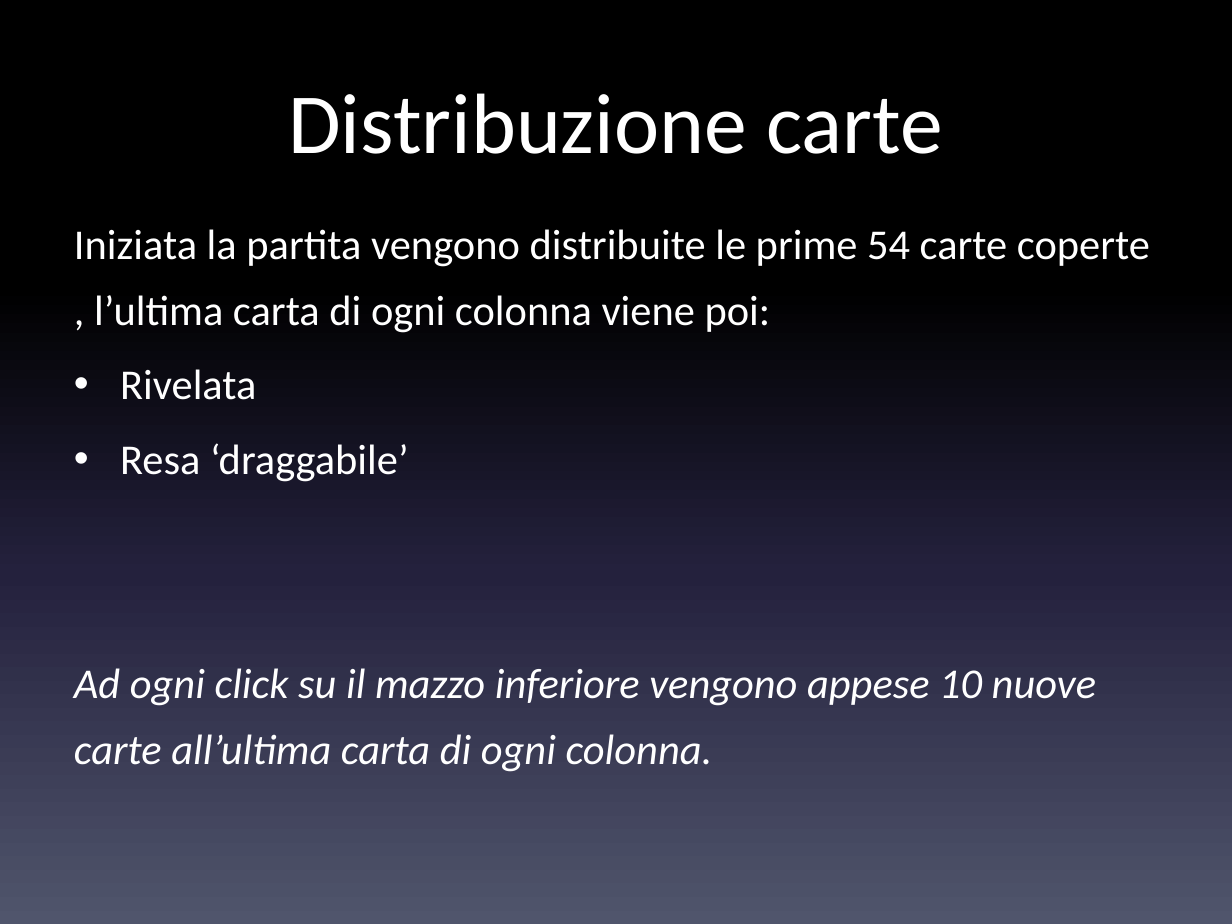
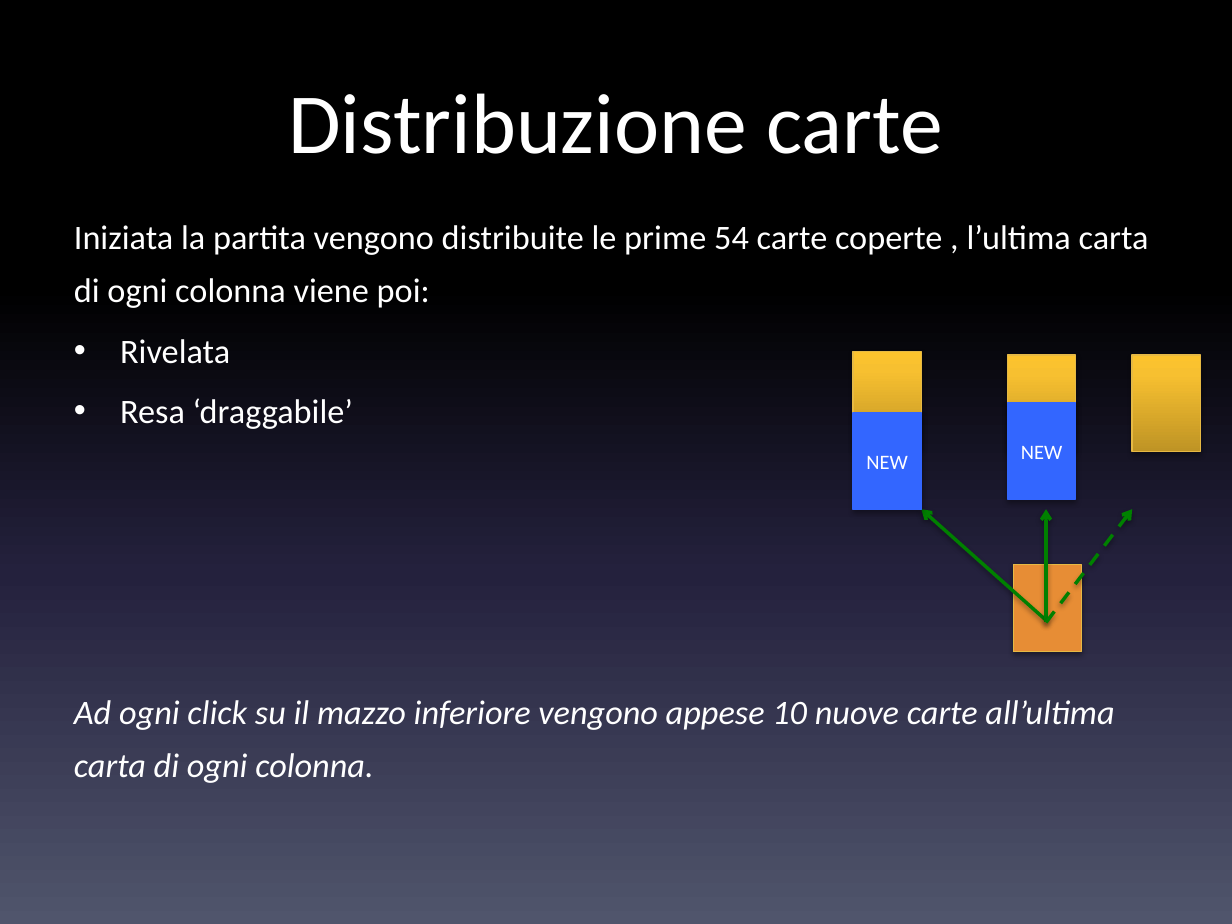
Before and after one commit to danielegenta/ProjectTPSI_Spider, a slide deck: slide 8 of Presentazione_Spider.pptx. Drawn at 1232x924 pixels with LibreOffice and Linux fonts; fonts in the diff are those of the drawing. Boxes give left, top, right and bottom in pixels: in the first picture for what was removed or moved away, otherwise in the second. Text is boxed around its words. In the diff, an @@ line names an element or a change of style, - is before the commit and + after.

```diff
--- a/Presentazione_Spider.pptx
+++ b/Presentazione_Spider.pptx
@@ text "Iniziata la partita vengono distribuite ..." at bbox=[74, 225, 1149, 783]: size 24.8 to 20 pt @@
@@ rectangle added at bbox=[853, 351, 920, 447], fill gradient #BF9426 to #F8C031 to #FDC32D, outline #E7BA45 0.75 pt @@
@@ rectangle added at bbox=[1008, 355, 1076, 451], fill gradient #BF9426 to #F8C031 to #FDC32D, outline #E7BA45 0.75 pt @@
@@ rectangle added at bbox=[1132, 355, 1200, 451], fill gradient #BF9426 to #F8C031 to #FDC32D, outline #E7BA45 0.75 pt @@
@@ rectangle added at bbox=[853, 413, 920, 509], fill #3366FF, outline #3366FF 0.75 pt, 12 pt, text #FFFFFF @@
+NEW
@@ rectangle added at bbox=[1008, 403, 1076, 499], fill #3366FF, outline #3366FF 0.75 pt, 12 pt, text #FFFFFF @@
+NEW
@@ arrow added from (1046, 620) to (922, 509), #008000 2 pt @@
@@ arrow added from (1046, 622) to (1046, 509), #008000 2 pt @@
@@ arrow added from (1046, 622) to (1132, 509), #008000 2 pt dashed @@
@@ rectangle added at bbox=[1013, 564, 1080, 652], fill #E78D35, outline #E7BA45 0.75 pt @@
```
Also in this commit, not shown: 1 other slide changed.
